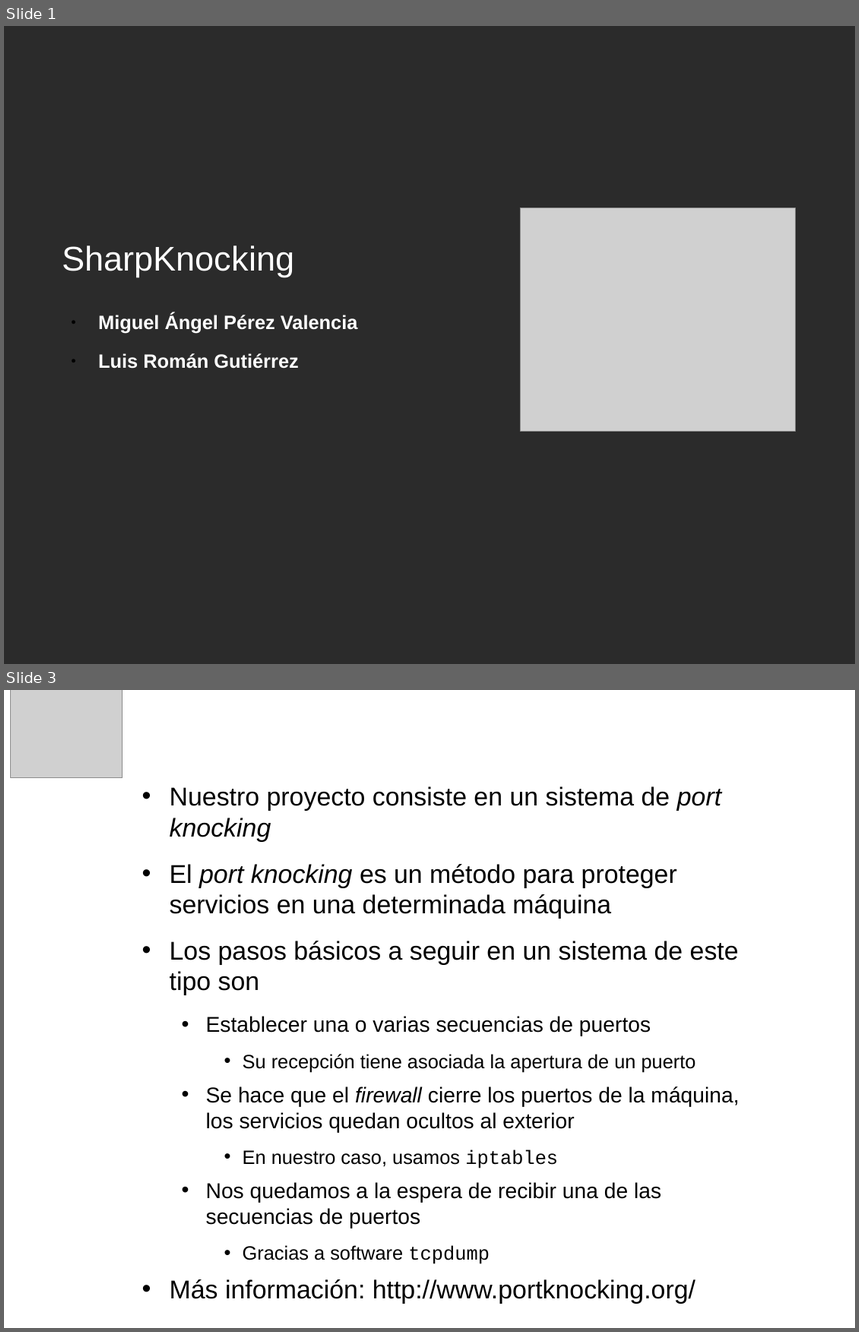
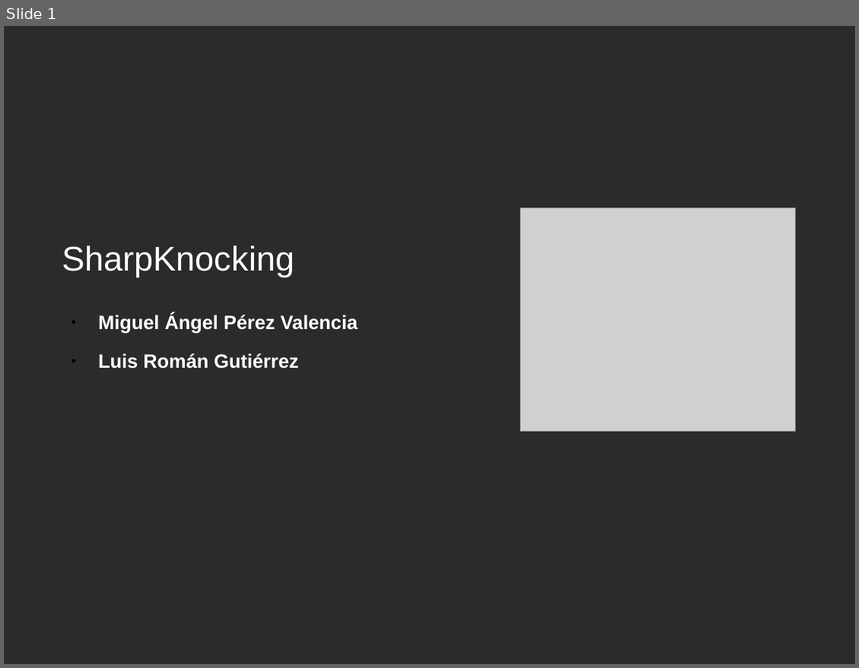
Before and after one commit to mangelp/sharpknocking, a slide deck: Doc/sharpknocking.odp. Shown one above the other, each under a label of ours: slides 1 and 3 before the commit, slide 1 after it; the slides between them are not shown. The pictures are 859x1332 and 859x668 pixels, drawn with LibreOffice and Linux fonts; fonts in the diff are those of the drawing; grey boxes stand for pictures; background and template pictures are left out; a plain dark background stands for a picture behind light text. Boxes give left, top, right and bottom in pixels: in the first picture for what was removed or moved away, otherwise in the second. Text is boxed around its words. In the diff, an @@ line names an element or a change of style, - is before the commit and + after.

```diff
--- a/Doc/sharpknocking.odp
+++ b/Doc/sharpknocking.odp
@@ slide 3 removed at [4, 690, 855, 1328], background picture (left out) @@
@@ picture removed at [10, 690, 123, 778] @@
@@ title removed at [136, 696, 767, 760] @@
-Introducción
@@ text removed at [170, 787, 739, 1304] @@
-• Nuestro proyecto consiste en un sistema de port knocking
-• El port knocking es un método para proteger servicios en una determinada máquina
-• Los pasos básicos a seguir en un sistema de este tipo son
-  • Establecer una o varias secuencias de puertos
-    • Su recepción tiene asociada la apertura de un puerto
-  • Se hace que el firewall cierre los puertos de la máquina, los servicios quedan ocultos al exterior
-    • En nuestro caso, usamos iptables
-  • Nos quedamos a la espera de recibir una de las secuencias de puertos
-    • Gracias a software tcpdump
-• Más información: http://www.portknocking.org/
@@ page number removed at [712, 1304, 853, 1328] @@
-página 3
```
Also in this commit, not shown: 2 slides changed, 5 slides added, 2 other slides removed.
